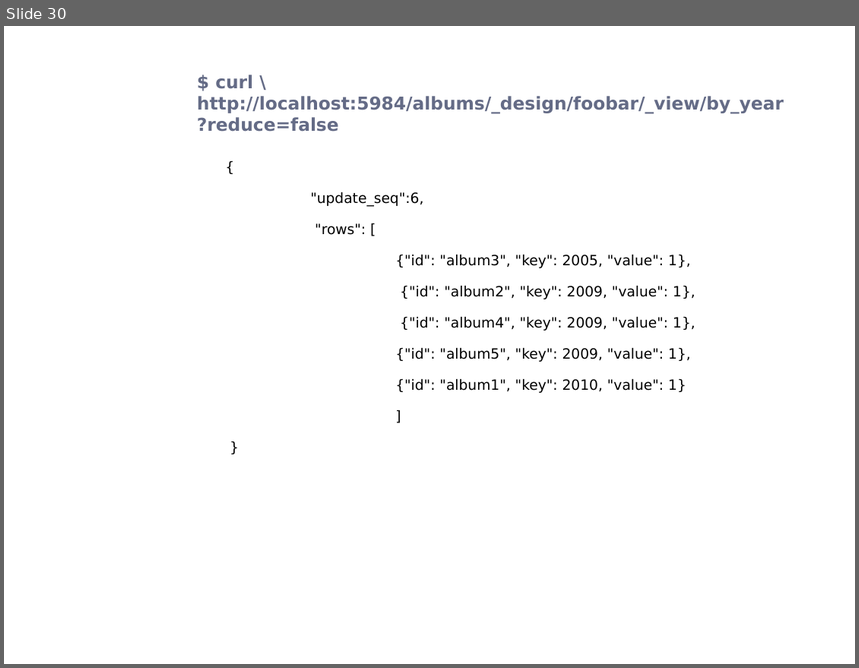
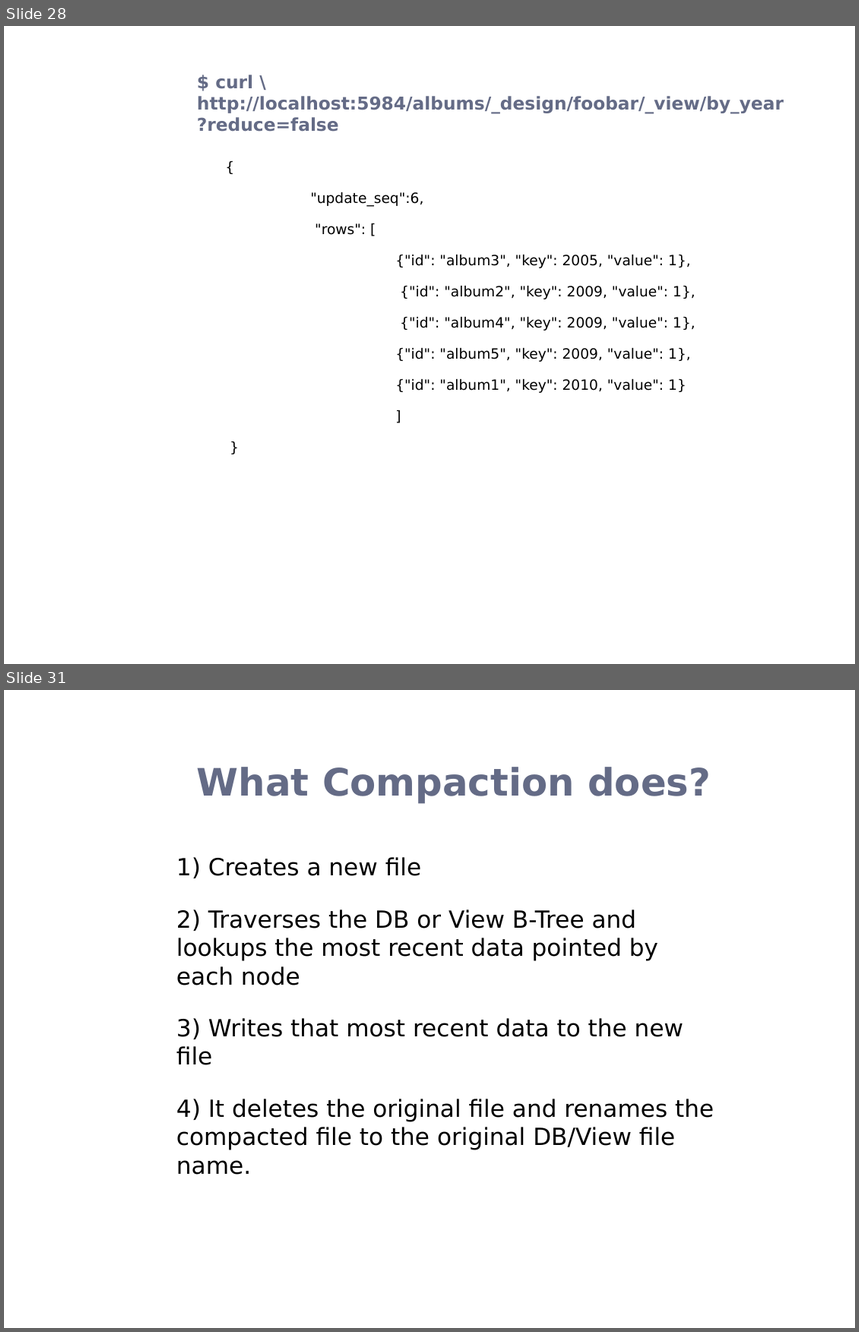
Before and after one commit to rohanz1993/Team_9_Heroku_Shopping_Cart_-_AWS_NoSQL_Service, a slide deck: Donita/CouchDB.pptx. Shown one above the other, each under a label of ours: slide 30 before the commit, slides 28 and 31 after it; the slides between them are not shown. The pictures are 859x668 and 859x1332 pixels, drawn with LibreOffice and Linux fonts; fonts in the diff are those of the drawing; background and template pictures are left out. Boxes give left, top, right and bottom in pixels: in the first picture for what was removed or moved away, otherwise in the second. Text is boxed around its words. In the diff, an @@ line names an element or a change of style, - is before the commit and + after.

```diff
--- a/Donita/CouchDB.pptx
+++ b/Donita/CouchDB.pptx
@@ slide 31 added at box(4, 690, 855, 1328), background picture (left out) @@
@@ title added at box(197, 767, 711, 804), 32 pt, text #646B86, bold @@
+What Compaction does?
@@ text added at box(177, 857, 714, 1175), 20 pt, text #000000 @@
+1) Creates a new file
+2) Traverses the DB or View B-Tree and lookups the most recent data pointed by each node
+3) Writes that most recent data to the new file
+4) It deletes the original file and renames the compacted file to the original DB/View file name.
@@ what was slide 30 is now slide 28 @@
```
Also in this commit, not shown: 8 slides changed, 1 other slide added.
